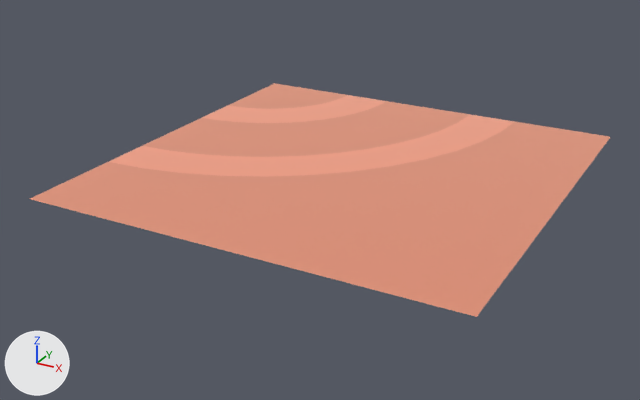
Two versions of the glTF model packs/space-kit/terrain-roadcorner.glb, one commit apart.
Before and after are seen from a 50 mm camera at (3.38, -2.722, 0.758) aimed at (2.464, -1.057, -0.075). Lighting does not change. The marker at lower left points along +X, +Y and +Z. The first picture is the older version. Where no turn or scale is listed for an object, it has been applied to the vertices.

Script lines for the objects in view, before the commit:
```python
mat_rock = principled_material('rock')
mat_rock.base_color = (0.91, 0.518, 0.388)  # beige #f5bfa7
mat_rock.metallic = 1.0
mat_rock.roughness = 1.0
mat_rocktrack = principled_material('rockTrack')
mat_rocktrack.base_color = (0.981, 0.581, 0.449)  # beige #fdc9b3
mat_rocktrack.metallic = 1.0
mat_rocktrack.roughness = 1.0
me_mesh_terrain_roadcorner = bpy.data.meshes.new('Mesh terrain_roadCorner')
me_mesh_terrain_roadcorner.from_pydata(...)  # 56 vertices, 98 faces; spans x 0.0..1.0, y 0.0..1.0, z 0.0
# faces by material slot: [50, 48]
me_mesh_terrain_roadcorner.materials.append(mat_rock)  # beige #f5bfa7
me_mesh_terrain_roadcorner.materials.append(mat_rocktrack)  # beige #fdc9b3
ob_terrain_roadcorner = bpy.data.objects.new('terrain_roadCorner', me_mesh_terrain_roadcorner)
ob_terrain_roadcorner.location = (2.0, -1.5, 0.0)
```
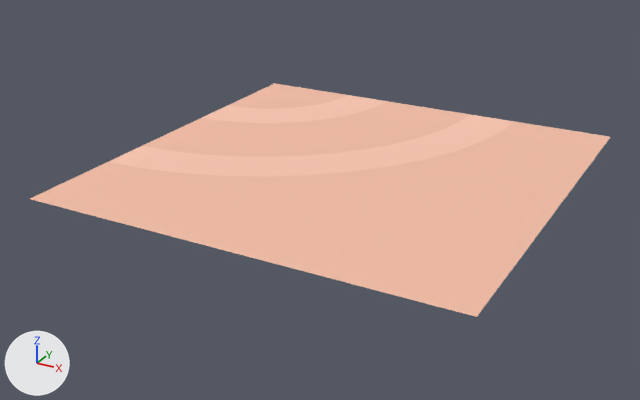
What changed in the scene script:
```text
Change mat_rock:
    mat_rock.metallic: 1.0 -> 0.0
Change mat_rocktrack:
    mat_rocktrack.metallic: 1.0 -> 0.0
Remove ob_tmpparent:
    ob_tmpparent = bpy.data.objects.new('tmpParent', None)
    ob_tmpparent.location = (0.0, 0.0, 0.0)
```

Boxes [x1, y1, x2, y2] around the edits, measured in the pictures (640 x 400 px):
'terrain_roadCorner', surface changed: [30, 83, 610, 317] in both
